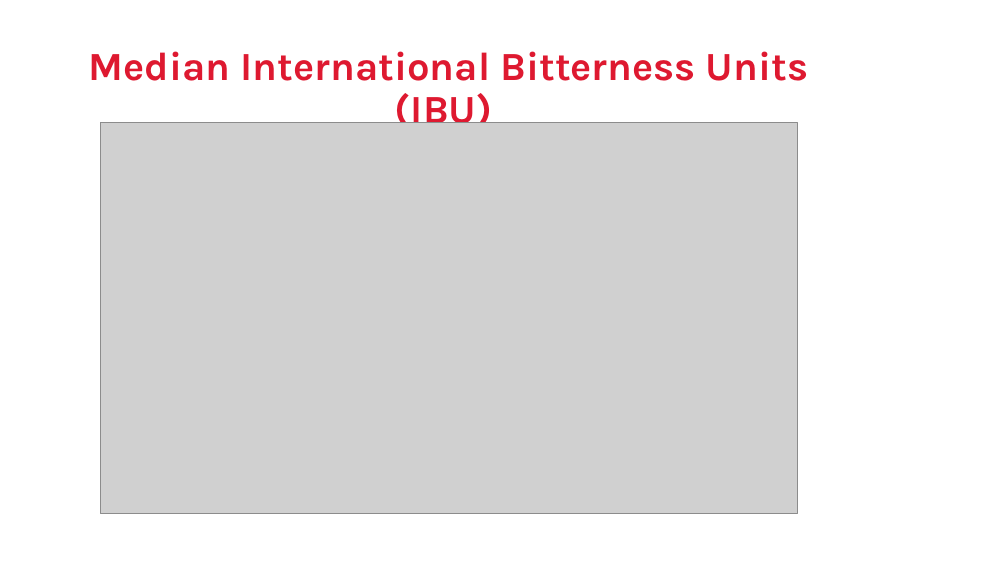
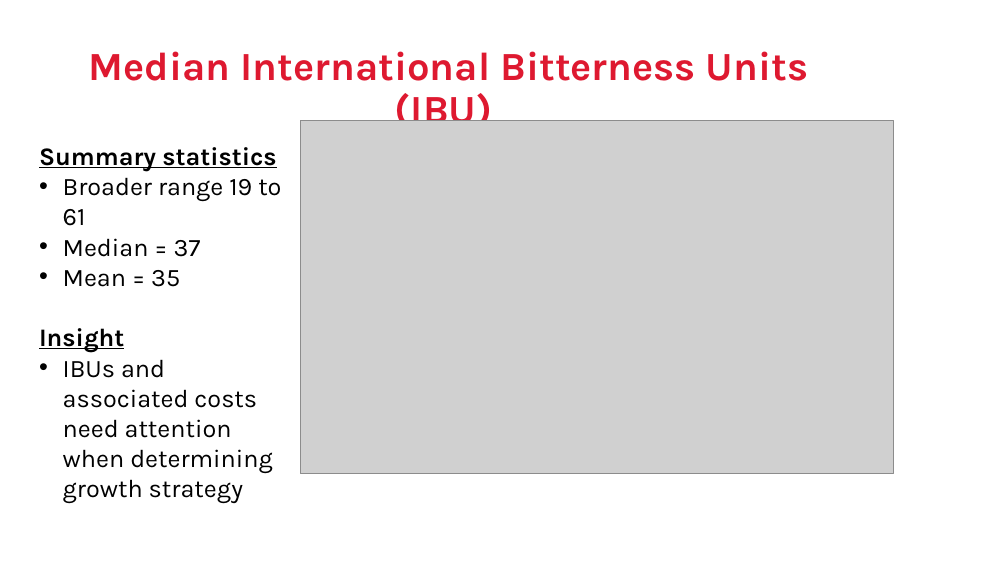
Before and after one commit to jeffnreed/DDS_Project1, a slide deck: slide 5 of DDS Project1 - Reed_Miller.pptx. Drawn at 1008x567 pixels with LibreOffice and Linux fonts; fonts in the diff are those of the drawing; grey boxes stand for pictures; background and template pictures are left out. Boxes give left, top, right and bottom in pixels: in the first picture for what was removed or moved away, otherwise in the second. Text is boxed around its words. In the diff, an @@ line names an element or a change of style, - is before the commit and + after.

```diff
--- a/DDS Project1 - Reed_Miller.pptx
+++ b/DDS Project1 - Reed_Miller.pptx
@@ text added at <box>39,147,281,504</box>, 24 pt, text #000000 @@
+Summary statistics
+• Broader range 19 to 61
+• Median = 37
+• Mean = 35
+Insight
+• IBUs and associated costs need attention when determining growth strategy
@@ picture: place and size @@
-picture at <box>101,123,798,513</box>
+picture at <box>300,120,894,474</box>
```
Also in this commit, not shown: 3 other slides changed, 4 slides added.
